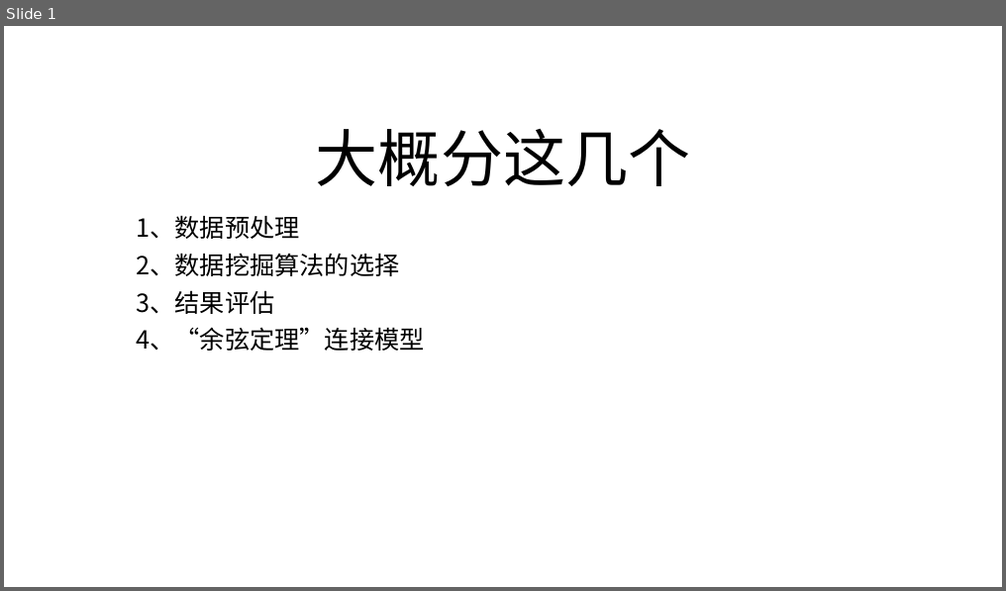
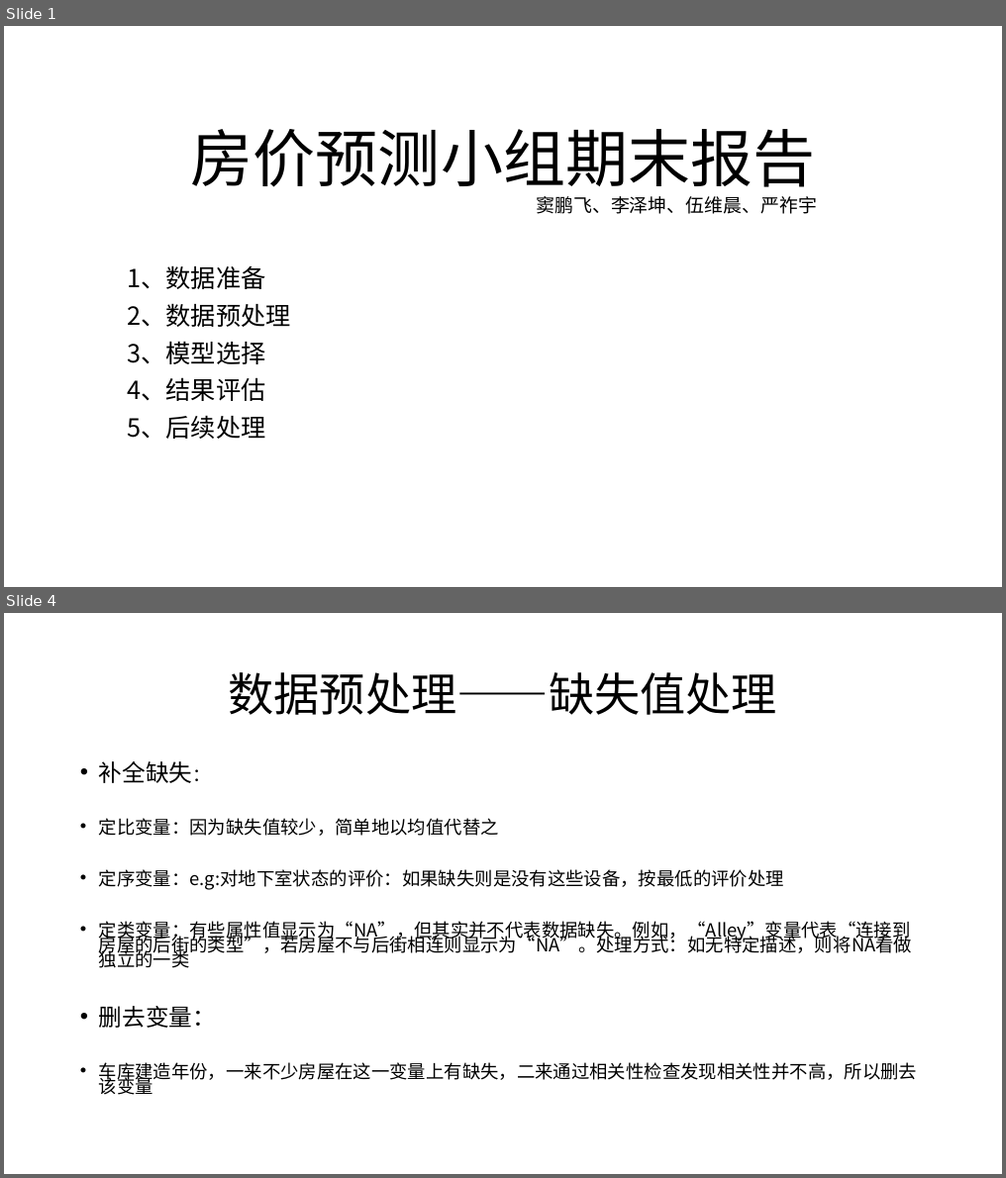
Before and after one commit to LZKPKU/-, a slide deck: 期末报告.pptx. Shown one above the other, each under a label of ours: slide 1 before the commit, slides 1 and 4 after it; the slides between them are not shown. The pictures are 1006x591 and 1006x1178 pixels, drawn with LibreOffice and Linux fonts; fonts in the diff are those of the drawing. Boxes give left, top, right and bottom in pixels: in the first picture for what was removed or moved away, otherwise in the second. Text is boxed around its words. In the diff, an @@ line names an element or a change of style, - is before the commit and + after.

Commit message:
报告更新

```diff
--- a/期末报告.pptx
+++ b/期末报告.pptx
@@ slide 4 added at (4, 613, 1002, 1174), background #FFFFFF @@
@@ title added at (229, 672, 778, 715), 44 pt, text #000000 @@
+数据预处理——缺失值处理
@@ text added at (99, 761, 917, 1095), 17.5 pt, text #000000 @@
+• 补全缺失：
+• 定比变量：因为缺失值较少，简单地以均值代替之
+• 定序变量：e.g:对地下室状态的评价：如果缺失则是没有这些设备，按最低的评价处理
+• 定类变量：有些属性值显示为“NA”，但其实并不代表数据缺失。例如，“Alley”变量代表“连接到房屋的后街的类型”，若房屋不与后街相连则显示为“NA”。处理方式：如无特定描述，则将NA看做独立的一类
+• 删去变量：
+• 车库建造年份，一来不少房屋在这一变量上有缺失，二来通过相关性检查发现相关性并不高，所以删去该变量
@@ slide 1 changed as well @@
@@ title at (191, 129, 815, 197): text changed @@
-大概分这几个
+房价预测小组期末报告
@@ text added at (536, 196, 816, 214), 18 pt, text #000000 @@
+窦鹏飞、李泽坤、伍维晨、严祚宇
@@ subtitle at (128, 266, 291, 439): text changed @@
-1、数据预处理
-2、数据挖掘算法的选择
-3、结果评估
-4、“余弦定理”连接模型
+1、数据准备
+2、数据预处理
+3、模型选择
+4、结果评估
+5、后续处理
```
Also in this commit, not shown: 20 other slides changed, 5 other slides added.
